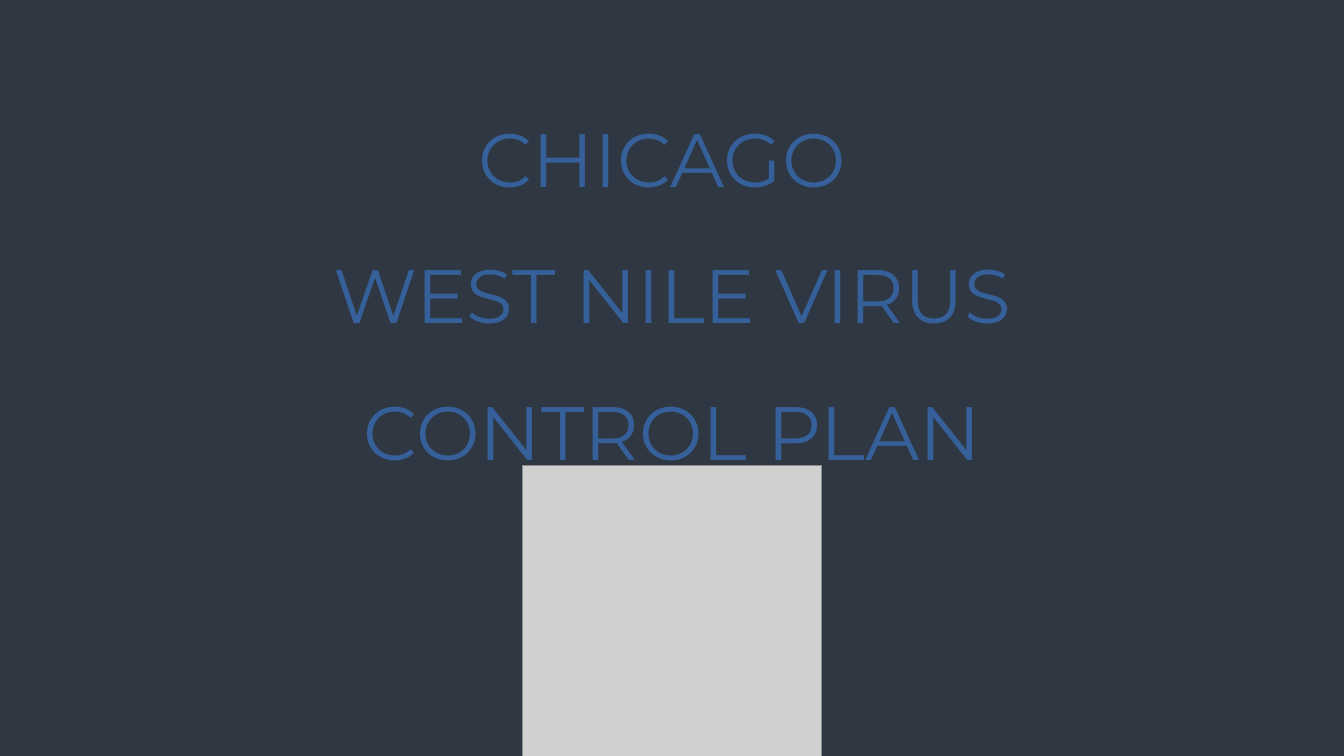
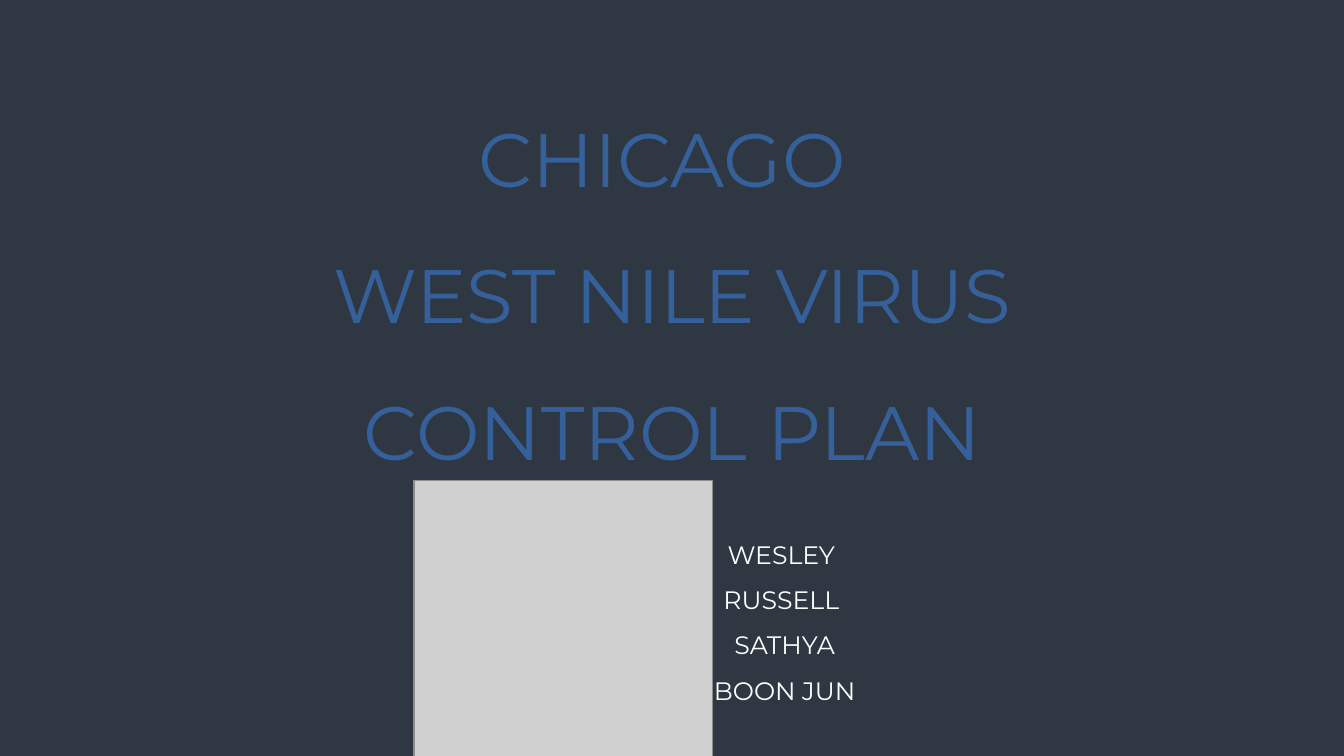
Before and after one commit to bluemelodybox/west-nile-virus-prediction, a slide deck: slide 1 of WNV Grp Presentation.pptx. Drawn at 1344x756 pixels with LibreOffice and Linux fonts; fonts in the diff are those of the drawing; grey boxes stand for pictures. Boxes give left, top, right and bottom in pixels: in the first picture for what was removed or moved away, otherwise in the second. Text is boxed around its words. In the diff, an @@ line names an element or a change of style, - is before the commit and + after.

```diff
--- a/WNV Grp Presentation.pptx
+++ b/WNV Grp Presentation.pptx
@@ picture: place and size @@
-picture at (523,466,822,756)
+picture at (414,480,713,756)
@@ text added at (714,546,855,700), 18 pt, text #FFFFFF @@
+WESLEY
+RUSSELL
+SATHYA
+BOON JUN
```
Also in this commit, not shown: 3 other slides changed, 12 slides added, 1 slide removed.
